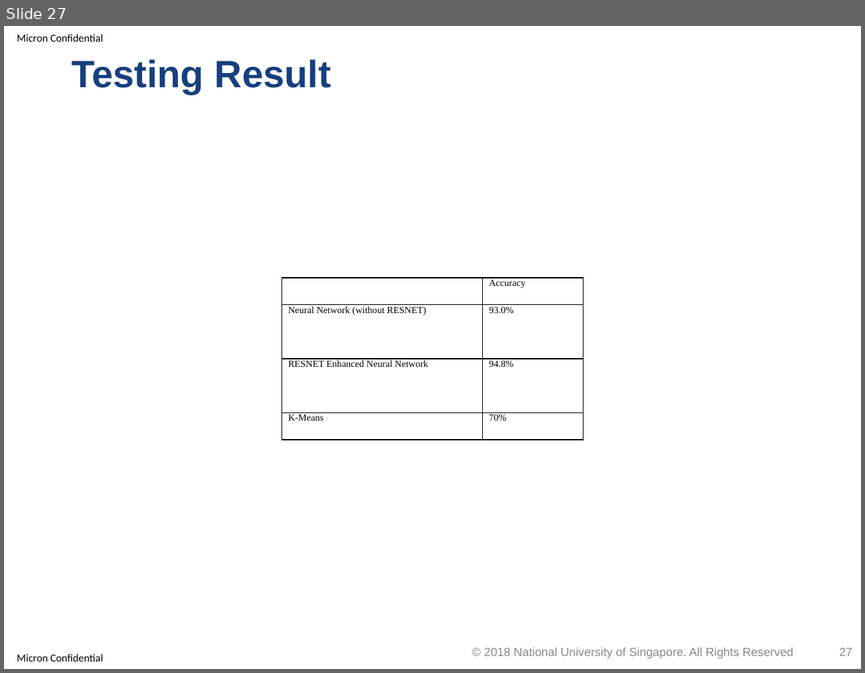
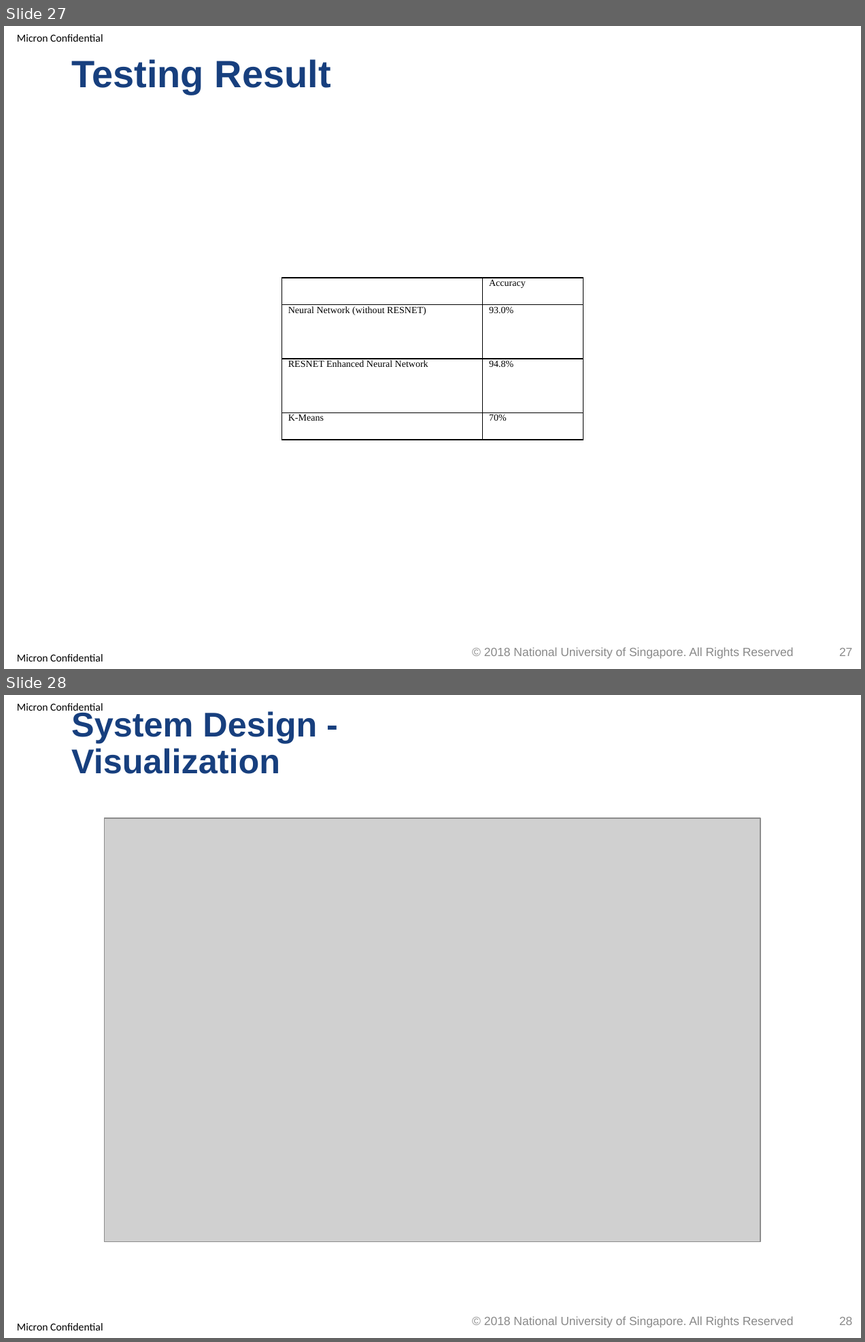
Before and after one commit to optimusium/3dscan, a slide deck: PracticeModule_Presentation.pptx. Shown one above the other, each under a label of ours: slide 27 before the commit, slides 27 and 28 after it. The pictures are 865x673 and 865x1342 pixels, drawn with LibreOffice and Linux fonts; fonts in the diff are those of the drawing; grey boxes stand for pictures; background and template pictures are left out. Boxes give left, top, right and bottom in pixels: in the first picture for what was removed or moved away, otherwise in the second. Text is boxed around its words. In the diff, an @@ line names an element or a change of style, - is before the commit and + after.

```diff
--- a/PracticeModule_Presentation.pptx
+++ b/PracticeModule_Presentation.pptx
@@ slide 28 added at (4, 695, 861, 1338), background #FFFFFF; not listed: 2 template elements that a slide beside it also shows @@
@@ title added at (71, 709, 317, 774), 28.8 pt, text #173F7E, bold @@
+System Design -
+Visualization
@@ picture added at (104, 818, 759, 1242) @@
@@ text added at (484, 1316, 793, 1327), 10 pt, text #898989 @@
+© 2018 National University of Singapore. All Rights Reserved
@@ page number added at (839, 1317, 852, 1325), 10 pt, text #8C8C8C @@
+28
```
Also in this commit, not shown: 3 other slides added, 1 other file.
